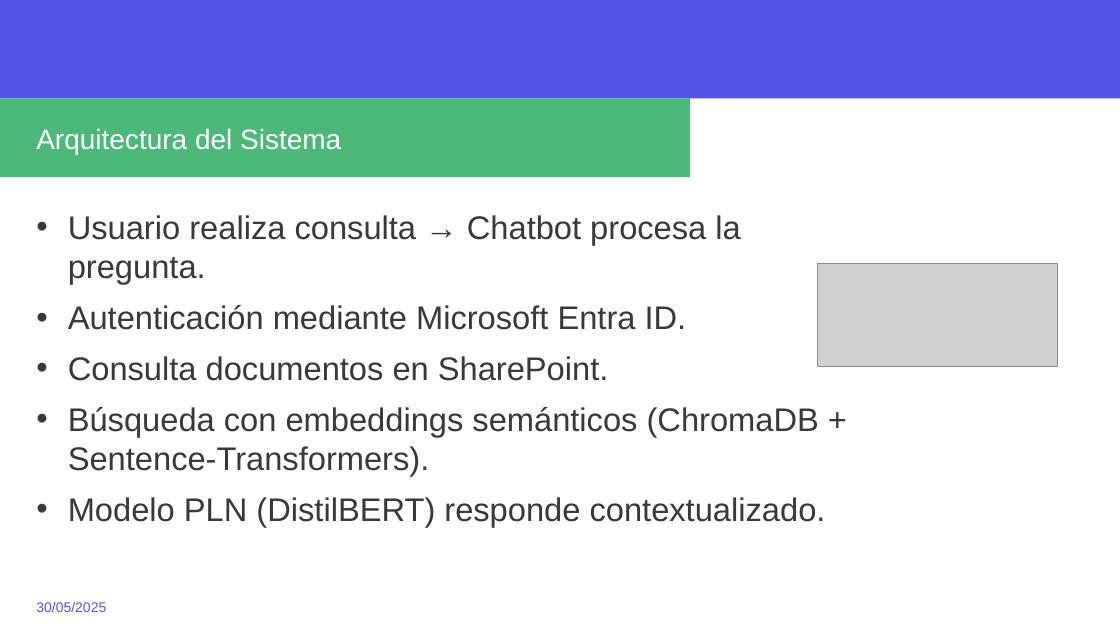
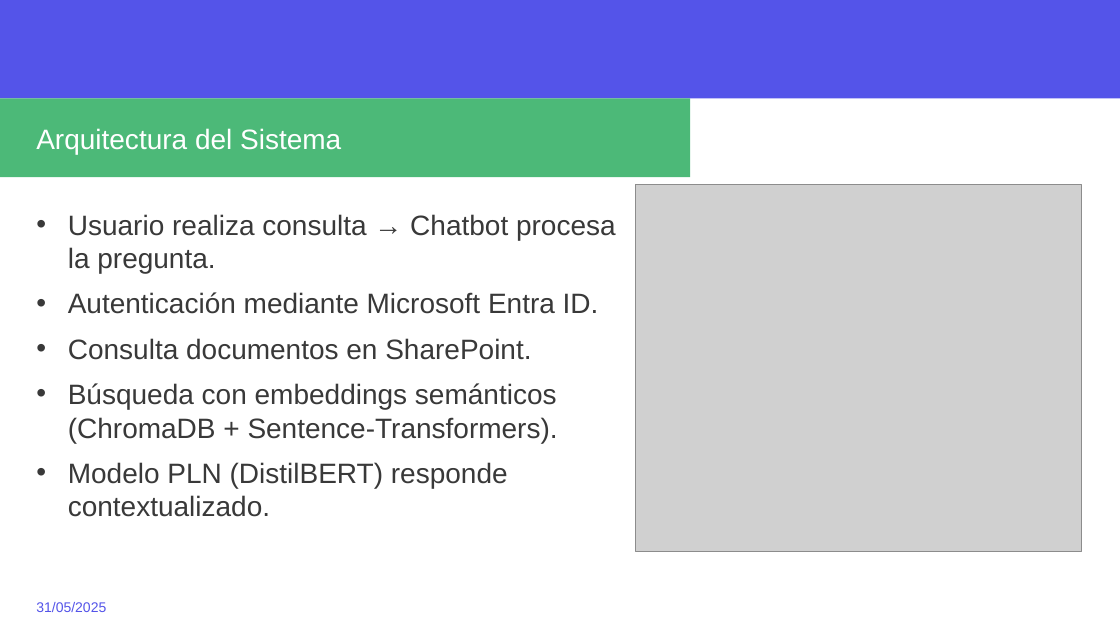
Before and after one commit to arlexpin/ChatNomina, a slide deck: slide 5 of PresentaciónChatBotNomina.pptx. Drawn at 1120x630 pixels with LibreOffice and Linux fonts; fonts in the diff are those of the drawing; grey boxes stand for pictures; background and template pictures are left out. Boxes give left, top, right and bottom in pixels: in the first picture for what was removed or moved away, otherwise in the second. Text is boxed around its words. In the diff, an @@ line names an element or a change of style, - is before the commit and + after.

```diff
--- a/PresentaciónChatBotNomina.pptx
+++ b/PresentaciónChatBotNomina.pptx
@@ text "Usuario realiza consulta → Chatbot ..." at [68, 214, 616, 517]: size 28 to 24 pt @@
@@ picture added at [636, 184, 1081, 551] @@
@@ picture removed at [818, 263, 1058, 366] @@
@@ text at [36, 602, 106, 612]: text changed @@
-30/05/2025
+31/05/2025
```
Also in this commit, not shown: 5 other slides changed, 1 slide added, 1 other file.
